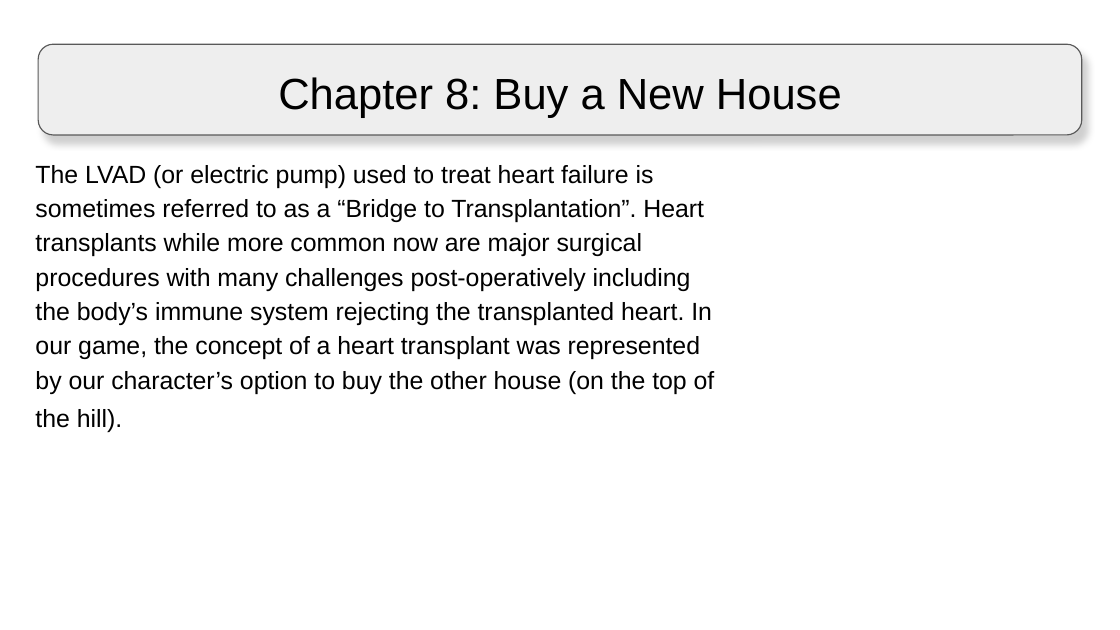
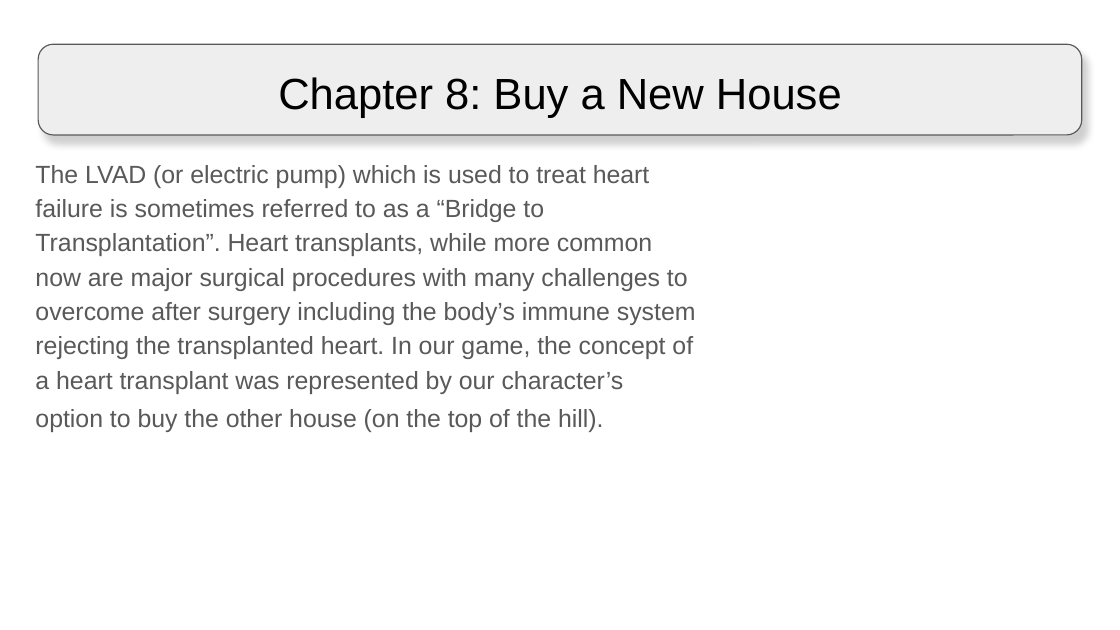
Before and after one commit to lkaicher/HeartBasement, a slide deck: slide 9 of Assets/Game/Gui/Explanation/Sprites/CHF Slides.pptx. Drawn at 1120x630 pixels with LibreOffice and Linux fonts; fonts in the diff are those of the drawing; background and template pictures are left out. Boxes give left, top, right and bottom in pixels: in the first picture for what was removed or moved away, otherwise in the second. Text is boxed around its words. In the diff, an @@ line names an element or a change of style, - is before the commit and + after.

```diff
--- a/Assets/Game/Gui/Explanation/Sprites/CHF Slides.pptx
+++ b/Assets/Game/Gui/Explanation/Sprites/CHF Slides.pptx
@@ text at bbox=[35, 165, 696, 432]: text changed; text colour #000000 to #595959 @@
-The LVAD (or electric pump) used to treat heart failure is sometimes referred to as a “Bridge to Transplantation”. Heart transplants while more common now are major surgical procedures with many challenges post-operatively including the body’s immune system rejecting the transplanted heart. In our game, the concept of a heart transplant was represented by our character’s option to buy the other house (on the top of the hill).
+The LVAD (or electric pump) which is used to treat heart failure is sometimes referred to as a “Bridge to Transplantation”. Heart transplants, while more common now are major surgical procedures with many challenges to overcome after surgery including the body’s immune system rejecting the transplanted heart. In our game, the concept of a heart transplant was represented by our character’s option to buy the other house (on the top of the hill).
```
Also in this commit, not shown: 7 other slides changed, 22 other files.
